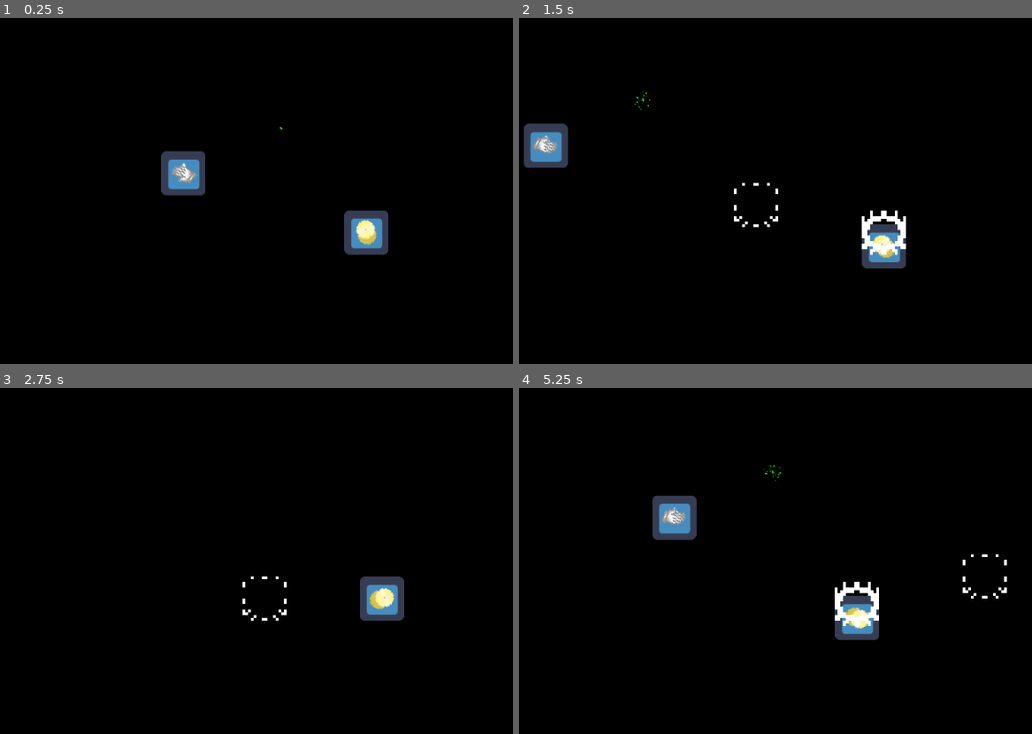
Above: before the commit, frames 1-4 (two rows, left to right).
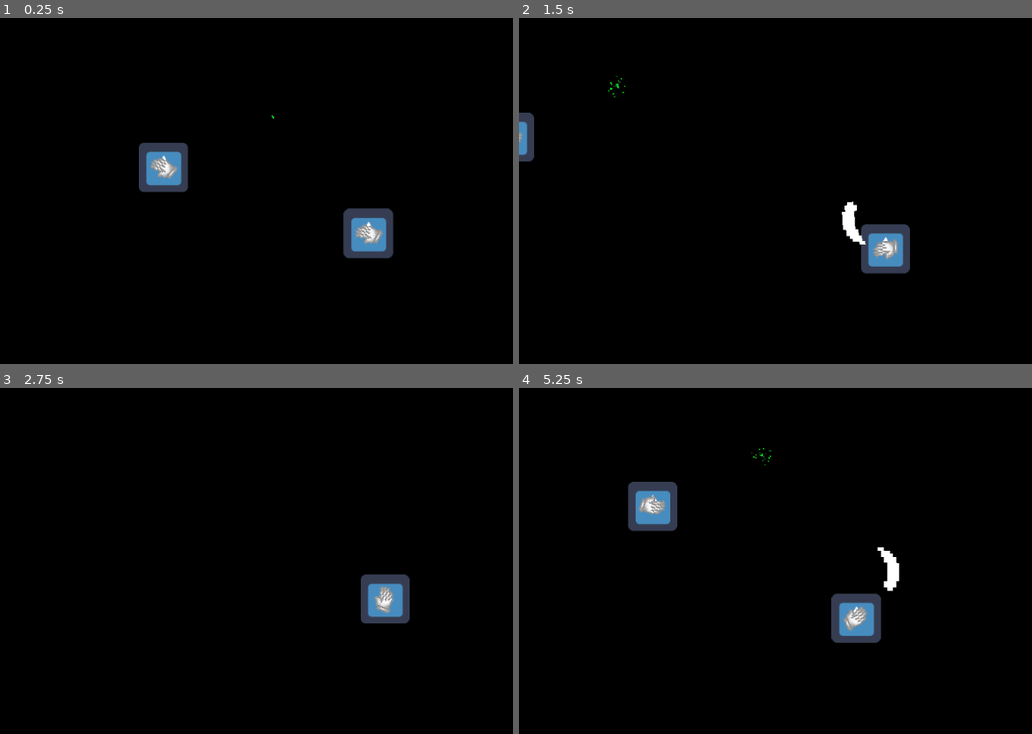
Above: after the commit, the same moments.

Repository: ColdCalzone/GWJ-30
Game: Godot game, scene res://scenes/Testenv.tscn
Two runs of this game, one before a commit and one after it. Both use one fixed random seed, a clock stepped at 60 frames per second and the inputs below. The project has no main scene, so this scene is started directly. The engine's default icon, where the game draws it, is replaced by a stand-in: a white triangle on a blue panel in a dark square.
Inputs (mouse positions are in pixels of both pictures, inside the frame that each line leads up to):
- Up to frame 1 (0.25 s): no input
- Up to frame 2 (1.5 s): tap Enter (ui_accept) at 0.5, 0.77 s; move the mouse to (1026, 204) at 0.52 s; hold D (move_right) 0.53-1.28 s; hold Space (attack, bound only after the commit) 0.53-1.28 s; click (1026, 204) at 0.67 s; move the mouse to (729, 246) at 1.27 s; hold S (move_down) from 1.28 s (still down); tap Space (attack, bound only after the commit) at 1.35 s; click (729, 246) at 1.42 s
- Up to frame 3 (2.75 s): tap Enter (ui_accept) at 1.52 s; move the mouse to (425, 505) at 2.02 s; release S (move_down) at 2.03 s; hold D (move_right) from 2.03 s (still down); hold Space (attack, bound only after the commit) from 2.03 s (still down); click (425, 505) at 2.17 s
- Up to frame 4 (5.25 s): move the mouse to (837, 678) at 2.77 s; release D (move_right) at 2.78 s; release Space (attack, bound only after the commit) at 2.78 s; hold W (move_up) 2.78-3.53 s; tap Space (attack, bound only after the commit) at 2.85, 4.35 s; click (837, 678) at 2.92 s; tap Enter (ui_accept) at 3.02, 3.77, 4.52 s; move the mouse to (outside the picture) at 3.52 s; hold Space (attack, bound only after the commit) 3.53-4.28 s; hold A (move_left) 3.53-5.03 s; click (outside the picture) at 3.67 s; move the mouse to (662, 533) at 4.27 s; click (662, 533) at 4.42 s; move the mouse to (908, 595) at 5.02 s; hold S (move_down) from 5.03 s (still down); hold Space (attack, bound only after the commit) from 5.03 s (still down); click (908, 595) at 5.17 s

The runs differ from the first frame. In frame 1, 2.4% of the frame differs, in the area x 27-77%, y 28-70%; in frame 2, 2.8%; in frame 3, 0.9%; in frame 4, 3.4%, in the area x 21-96%, y 17-74%.
Error in both runs: Invalid call. Nonexistent function 'spawn_enemy' in base 'Node2D'. (res://objects/Spawner.gd:55)

Commit message:
Player script update

Diff:
--- a/objects/Player.gd
+++ b/objects/Player.gd
@@ -1,6 +1,7 @@
 extends Entity
 
 # A good bit of this code is from https://github.com/ColdCalzone/GWJ27/
+# Did rework, take Cold's word with a grain of salt. - Zack
 
 export(float) var speed: float = 5.0
 export(float) var acceleration: float = 1.0
@@ -10,6 +11,7 @@
 export(float) var max_adren: float = 200.0
 var current_adren: float = 0.0
 
+var direction : Vector2 = Vector2.ZERO
 var velocity : Vector2 = Vector2.ZERO
 # For use later, when the Event type gets added
 #not lookin forward to that lol
@@ -19,41 +21,56 @@
 onready var animations = $Animations
 onready var collision = $Collision
 onready var camera = $Camera
+onready var camera_pulse = $Camera/Pulse
+
+
 
 func _ready() -> void:
 	attack_damage = 2
-	set_weapon("cymbals")
+	set_weapon("slap")
+
+
 
 func _physics_process(delta : float):
-	var dir: Vector2 = Vector2.ZERO
-	# Input code
-	if Input.is_action_pressed("move_up"):
-		dir += Vector2.UP
-	if Input.is_action_pressed("move_down"):
-		dir += Vector2.DOWN
-	if Input.is_action_pressed("move_left"):
-		dir += Vector2.LEFT
-	if Input.is_action_pressed("move_right"):
-		dir += Vector2.RIGHT
-	if Input.is_action_pressed("music_test"):
-		AudioManager.play_music("placeholder")
-	if Input.is_action_pressed("ambience_test"):
-		AudioManager.play_ambience("bird_chirps", position - Vector2(500, 0))
-	if Input.is_action_pressed("sound_test"):
-		AudioManager.play_sfx("swish", position + Vector2(500, 0))
-	# Movement
-	if dir.length() != 0:
-		velocity.x = lerp(velocity.x, dir.x * speed, acceleration)
-		velocity.y = lerp(velocity.y, dir.y * speed, acceleration)
+	input_movement()
+	apply_movement()
+	camera_behavior()
+
+
+
+func _input(event) -> void:
+	if event.is_action_pressed("attack"): weapon.use()
+
+
+
+func input_movement() -> void:
+	direction = Vector2.ZERO
+
+	var inp_left := Input.is_action_pressed("move_left")
+	var inp_right := Input.is_action_pressed("move_right")
+	var inp_up := Input.is_action_pressed("move_up")
+	var inp_down := Input.is_action_pressed("move_down")
+
+	direction.x += int(inp_right) - int(inp_left)
+	direction.y += int(inp_down) - int(inp_up)
+
+
+
+func apply_movement() -> void:
+	if direction.length() != 0:
+		velocity.x = lerp(velocity.x, direction.x * speed, acceleration)
+		velocity.y = lerp(velocity.y, direction.y * speed, acceleration)
 		velocity = velocity.normalized()
 	else:
 		velocity.x = lerp(velocity.x, 0, friction)
 		velocity.y = lerp(velocity.y, 0, friction)
 
 	move_and_collide(velocity * speed)
-	# Create aiming effect
-	camera.position = (get_viewport().get_mouse_position() - OS.get_window_size()/2)/16
 
-func _input(event) -> void:
-	if event is InputEventMouseButton:
-		weapon.use()
+
+
+func camera_behavior() -> void:
+	camera.position = (get_viewport().get_mouse_position() - OS.get_window_size() / 2.0) / 16.0
+
+	if Heartbeat.is_in_range():
+		camera_pulse.play("pulse")
--- a/objects/Player.tscn
+++ b/objects/Player.tscn
@@ -1,10 +1,26 @@
-[gd_scene load_steps=4 format=2]
+[gd_scene load_steps=5 format=2]
 
 [ext_resource path="res://icon.png" type="Texture" id=1]
 [ext_resource path="res://objects/Player.gd" type="Script" id=2]
 
 [sub_resource type="RectangleShape2D" id=1]
 extents = Vector2( 32, 32 )
+
+[sub_resource type="Animation" id=2]
+resource_name = "pulse"
+length = 0.4
+tracks/0/type = "value"
+tracks/0/path = NodePath(".:zoom")
+tracks/0/interp = 1
+tracks/0/loop_wrap = true
+tracks/0/imported = false
+tracks/0/enabled = true
+tracks/0/keys = {
+"times": PoolRealArray( 0, 0.2, 0.4 ),
+"transitions": PoolRealArray( 1, 1, 1 ),
+"update": 0,
+"values": [ Vector2( 0.9, 0.9 ), Vector2( 0.89, 0.89 ), Vector2( 0.9, 0.9 ) ]
+}
 
 [node name="Player" type="KinematicBody2D" groups=[
 "entity",
@@ -22,4 +38,8 @@
 
 [node name="Camera" type="Camera2D" parent="."]
 current = true
+zoom = Vector2( 0.9, 0.9 )
 smoothing_enabled = true
+
+[node name="Pulse" type="AnimationPlayer" parent="Camera"]
+anims/pulse = SubResource( 2 )
--- a/project.godot
+++ b/project.godot
@@ -140,6 +140,13 @@
 , Object(InputEventJoypadButton,"resource_local_to_scene":false,"resource_name":"","device":0,"button_index":13,"pressure":0.0,"pressed":false,"script":null)
  ]
 }
+attack={
+"deadzone": 0.5,
+"events": [ Object(InputEventKey,"resource_local_to_scene":false,"resource_name":"","device":0,"alt":false,"shift":false,"control":false,"meta":false,"command":false,"pressed":false,"scancode":32,"unicode":0,"echo":false,"script":null)
+, Object(InputEventMouseButton,"resource_local_to_scene":false,"resource_name":"","device":0,"alt":false,"shift":false,"control":false,"meta":false,"command":false,"button_mask":0,"position":Vector2( 0, 0 ),"global_position":Vector2( 0, 0 ),"factor":1.0,"button_index":1,"pressed":false,"doubleclick":false,"script":null)
+, Object(InputEventJoypadButton,"resource_local_to_scene":false,"resource_name":"","device":0,"button_index":0,"pressure":0.0,"pressed":false,"script":null)
+ ]
+}
 
 [rendering]
 
